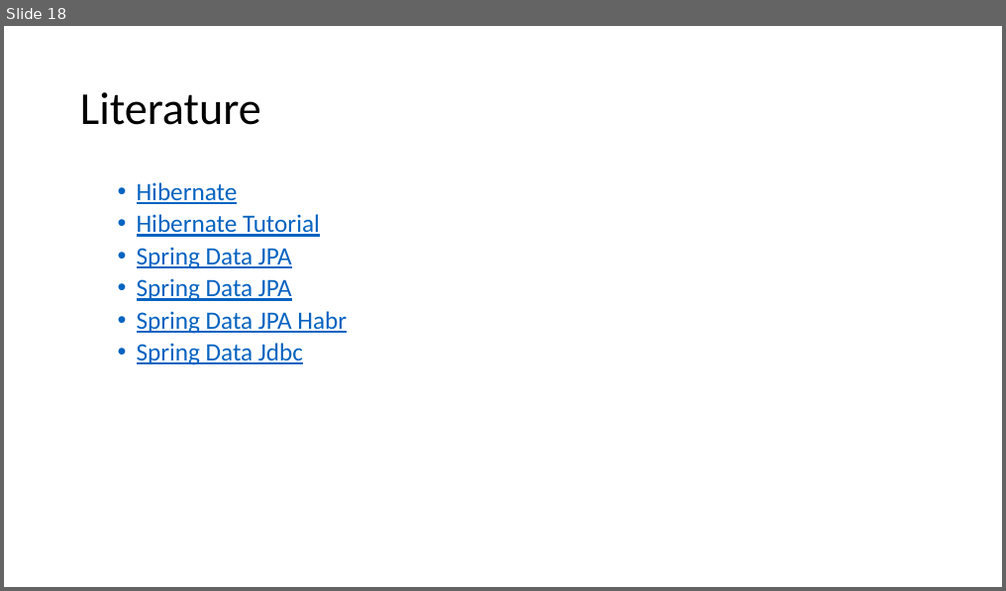
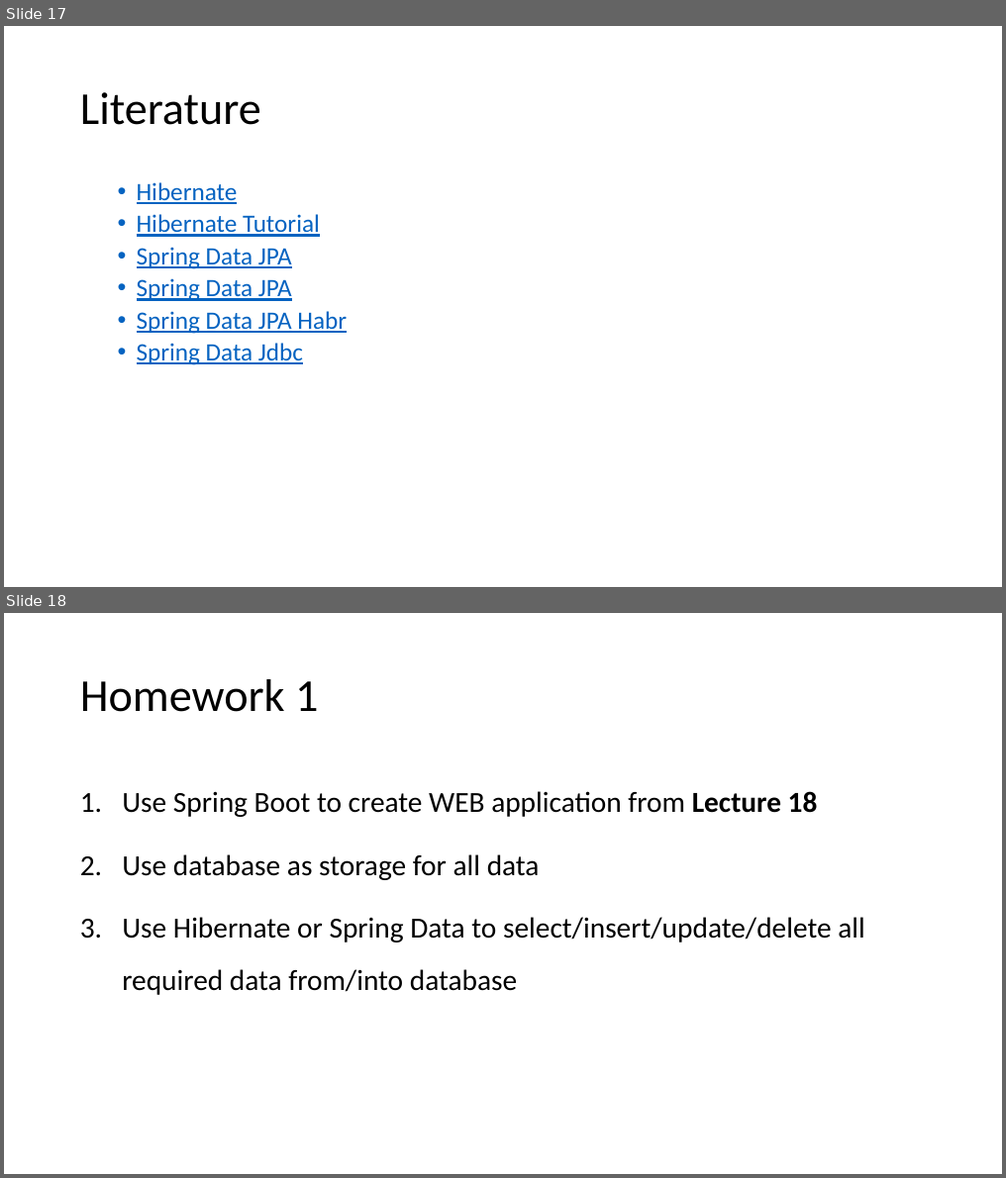
Before and after one commit to brahinets/GeekHub-J4W-8, a slide deck: Lectures/Lesson 19 - Hibernate. Spring Data.pptx. Shown one above the other, each under a label of ours: slide 18 before the commit, slides 17 and 18 after it. The pictures are 1006x591 and 1006x1178 pixels, drawn with LibreOffice and Linux fonts; fonts in the diff are those of the drawing. Boxes give left, top, right and bottom in pixels: in the first picture for what was removed or moved away, otherwise in the second. Text is boxed around its words. In the diff, an @@ line names an element or a change of style, - is before the commit and + after.

```diff
--- a/Lectures/Lesson 19 - Hibernate. Spring Data.pptx
+++ b/Lectures/Lesson 19 - Hibernate. Spring Data.pptx
@@ slide 18 added at (x1=4, y1=613, x2=1002, y2=1174), background #FFFFFF @@
@@ title added at (x1=80, y1=679, x2=318, y2=712), 44 pt, text #000000 @@
+Homework 1
@@ text added at (x1=122, y1=791, x2=865, y2=995), 28 pt, text #000000 @@
+1. Use Spring Boot to create WEB application from Lecture 18
+2. Use database as storage for all data
+3. Use Hibernate or Spring Data to select/insert/update/delete all required data from/into database
@@ what was slide 18 is now slide 17 @@
```
Also in this commit, not shown: 1 slide removed.
